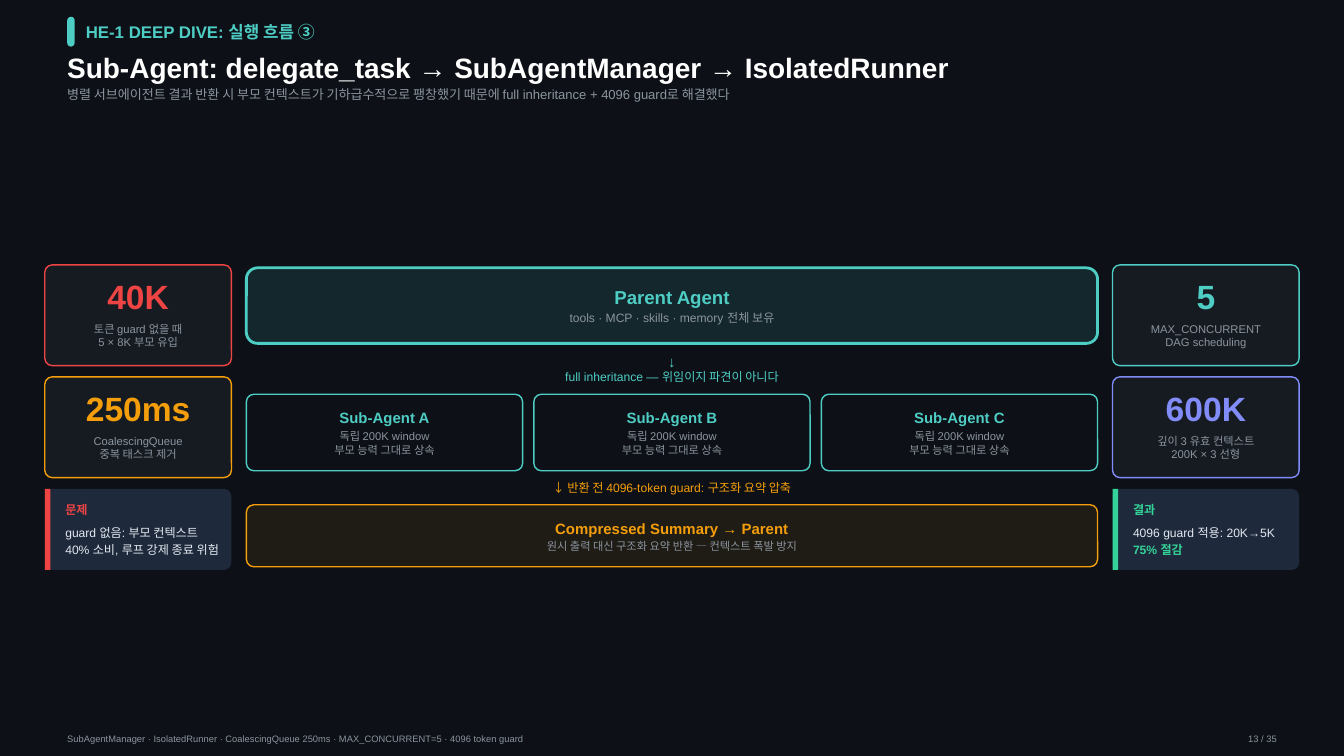
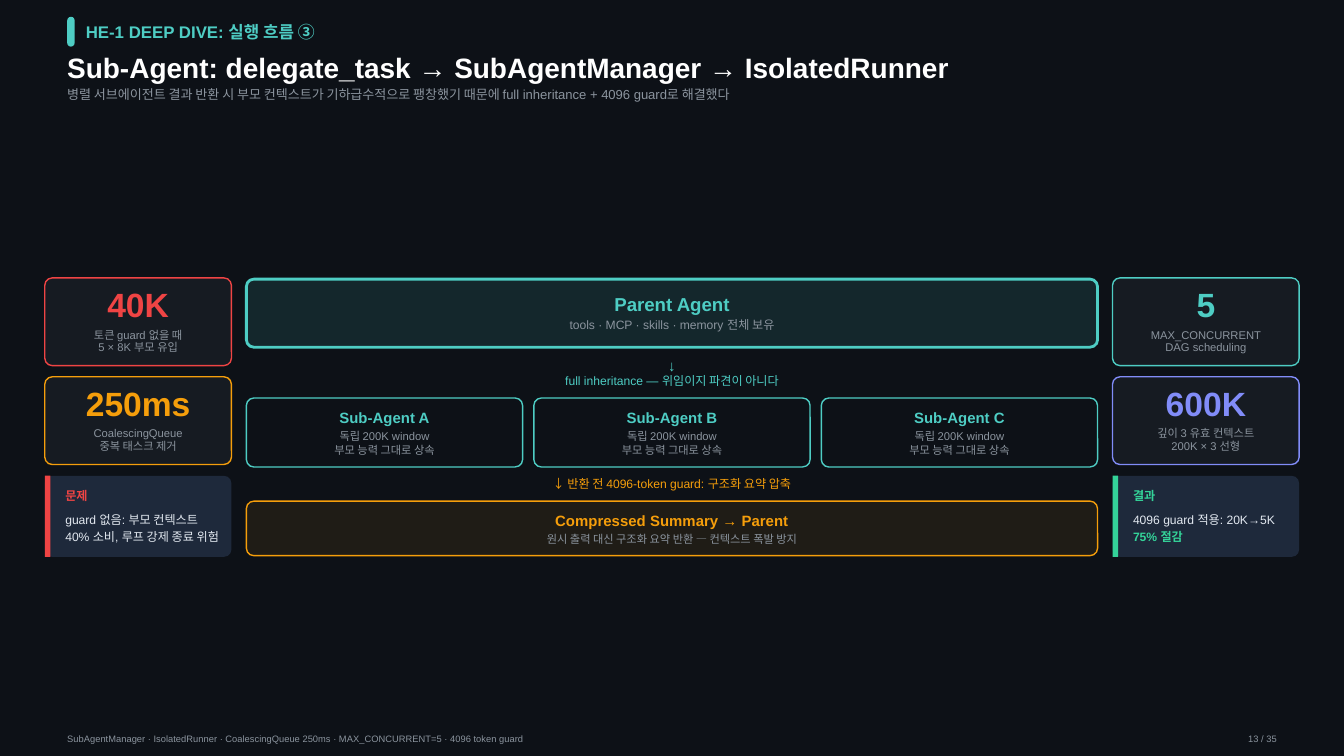
Before and after one commit to mangowhoiscloud/portfolio, a slide deck: slide 13 of geode/versions/v7/GEODE-Portfolio-v030.pptx. Drawn at 1344x756 pixels with LibreOffice and Linux fonts; fonts in the diff are those of the drawing. Boxes give left, top, right and bottom in pixels: in the first picture for what was removed or moved away, otherwise in the second. Text is boxed around its words. In the diff, an @@ line names an element or a change of style, - is before the commit and + after.

```diff
--- a/geode/versions/v7/GEODE-Portfolio-v030.pptx
+++ b/geode/versions/v7/GEODE-Portfolio-v030.pptx
@@ rounded rectangle: place and size @@
-rounded rectangle at bbox=[44, 265, 231, 366]
+rounded rectangle at bbox=[44, 278, 231, 366]
@@ rounded rectangle: place and size @@
-rounded rectangle at bbox=[246, 267, 1097, 343]
+rounded rectangle at bbox=[246, 280, 1097, 348]
@@ text "Parent Agent": place and size @@
-text "Parent Agent" at bbox=[614, 291, 730, 308]
+text "Parent Agent" at bbox=[614, 298, 730, 315]
@@ rounded rectangle: place and size @@
-rounded rectangle at bbox=[1113, 265, 1300, 366]
+rounded rectangle at bbox=[1113, 278, 1300, 366]
@@ text "tools · MCP · skills ...": place and size @@
-text "tools · MCP · skills ..." at bbox=[570, 312, 774, 325]
+text "tools · MCP · skills ..." at bbox=[570, 319, 774, 332]
@@ 6 texts: place and size @@
-6 texts at bbox=[98, 285, 1247, 382]
+6 texts at bbox=[98, 293, 1247, 386]
@@ rounded rectangle: place and size @@
-rounded rectangle at bbox=[44, 376, 231, 477]
+rounded rectangle at bbox=[44, 376, 231, 464]
@@ proportions changed in 9 elements at bbox=[246, 398, 523, 466], bbox=[534, 398, 810, 466], bbox=[821, 398, 1098, 466], bbox=[246, 501, 1097, 556], bbox=[246, 280, 1097, 348], bbox=[44, 278, 231, 366], bbox=[44, 376, 231, 464], bbox=[1113, 278, 1300, 366], bbox=[1113, 376, 1300, 464] @@
@@ rounded rectangle: place and size @@
-rounded rectangle at bbox=[1113, 376, 1300, 477]
+rounded rectangle at bbox=[1113, 376, 1300, 464]
@@ rounded rectangle: place and size @@
-rounded rectangle at bbox=[246, 394, 523, 470]
+rounded rectangle at bbox=[246, 398, 523, 466]
@@ rounded rectangle: place and size @@
-rounded rectangle at bbox=[534, 394, 810, 470]
+rounded rectangle at bbox=[534, 398, 810, 466]
@@ rounded rectangle: place and size @@
-rounded rectangle at bbox=[821, 394, 1098, 470]
+rounded rectangle at bbox=[821, 398, 1098, 466]
@@ 7 texts: place and size @@
-7 texts at bbox=[86, 397, 1254, 495]
+7 texts at bbox=[86, 392, 1254, 491]
@@ less space between paragraphs in 4 elements at bbox=[94, 330, 182, 341], bbox=[1151, 331, 1261, 341], bbox=[94, 429, 183, 439], bbox=[1157, 428, 1254, 438] @@
@@ 2 texts, 2 rounded rectangles, 2 lines: place and size @@
-2 texts, 2 rounded rectangles, 2 lines at bbox=[44, 489, 1300, 570]
+2 texts, 2 rounded rectangles, 2 lines at bbox=[44, 476, 1300, 556]
@@ text "문제": place and size @@
-text "문제" at bbox=[65, 504, 87, 515]
+text "문제" at bbox=[65, 490, 87, 501]
@@ rounded rectangle: place and size @@
-rounded rectangle at bbox=[246, 505, 1097, 567]
+rounded rectangle at bbox=[246, 501, 1097, 556]
@@ text "결과": place and size @@
-text "결과" at bbox=[1133, 504, 1155, 515]
+text "결과" at bbox=[1133, 490, 1155, 501]
@@ text "Compressed Summary → Parent": place and size @@
-text "Compressed Summary → Parent" at bbox=[555, 523, 789, 537]
+text "Compressed Summary → Parent" at bbox=[555, 515, 789, 529]
@@ text "원시 출력 대신 구조화 요약 ...": place and size @@
-text "원시 출력 대신 구조화 요약 ..." at bbox=[547, 541, 797, 551]
+text "원시 출력 대신 구조화 요약 ..." at bbox=[547, 534, 797, 544]
```
Also in this commit, not shown: 24 other slides changed, 50 other files.
